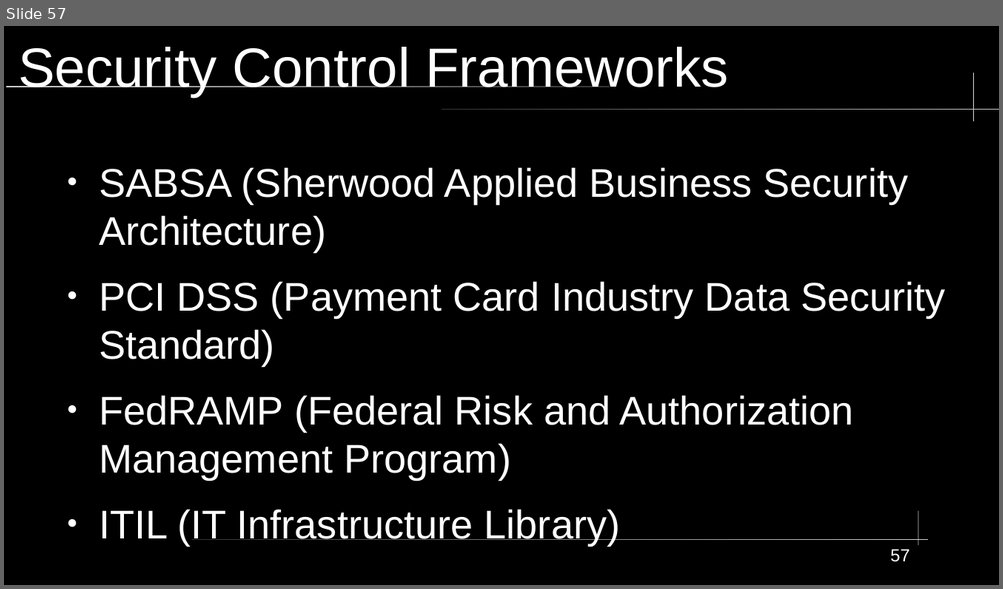
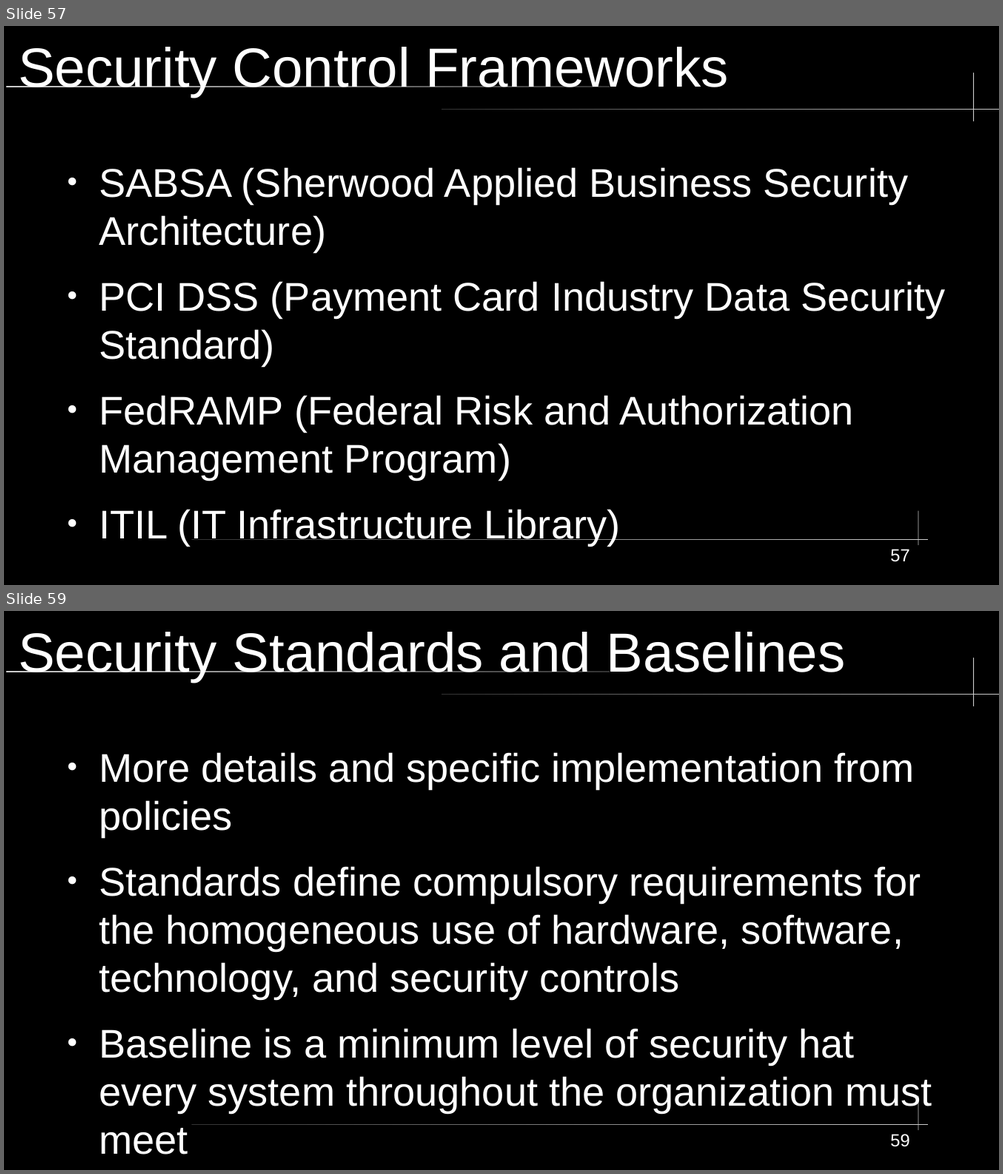
Before and after one commit to City-Colleges-of-Chicago-Cybersecurity/COMPSFI-214, a slide deck: 2026/Spring/powerpoints/Chapter-01-Security-Governance-Through-Principles-and-Policies.odp. Shown one above the other, each under a label of ours: slide 57 before the commit, slides 57 and 59 after it; the slides between them are not shown. The pictures are 1003x589 and 1003x1174 pixels, drawn with LibreOffice and Linux fonts; fonts in the diff are those of the drawing. Boxes give left, top, right and bottom in pixels: in the first picture for what was removed or moved away, otherwise in the second. Text is boxed around its words. In the diff, an @@ line names an element or a change of style, - is before the commit and + after.

```diff
--- a/2026/Spring/powerpoints/Chapter-01-Security-Governance-Through-Principles-and-Policies.odp
+++ b/2026/Spring/powerpoints/Chapter-01-Security-Governance-Through-Principles-and-Policies.odp
@@ slide 59 added at <box>4,611,999,1170</box>, background #000000; not listed: 5 template elements that a slide beside it also shows @@
@@ title added at <box>18,632,845,682</box>, 44 pt, text #FFFFFF @@
+Security Standards and Baselines
@@ text added at <box>99,752,932,1155</box>, 32 pt, text #FFFFFF @@
+● More details and specific implementation from policies
+● Standards define compulsory requirements for the homogeneous use of hardware, software, technology, and security controls
+● Baseline is a minimum level of security hat every system throughout the organization must meet
@@ page number added at <box>890,1134,909,1147</box>, 14 pt, text #FFFFFF @@
+59
```
Also in this commit, not shown: 2 slides changed, 11 other slides added.
